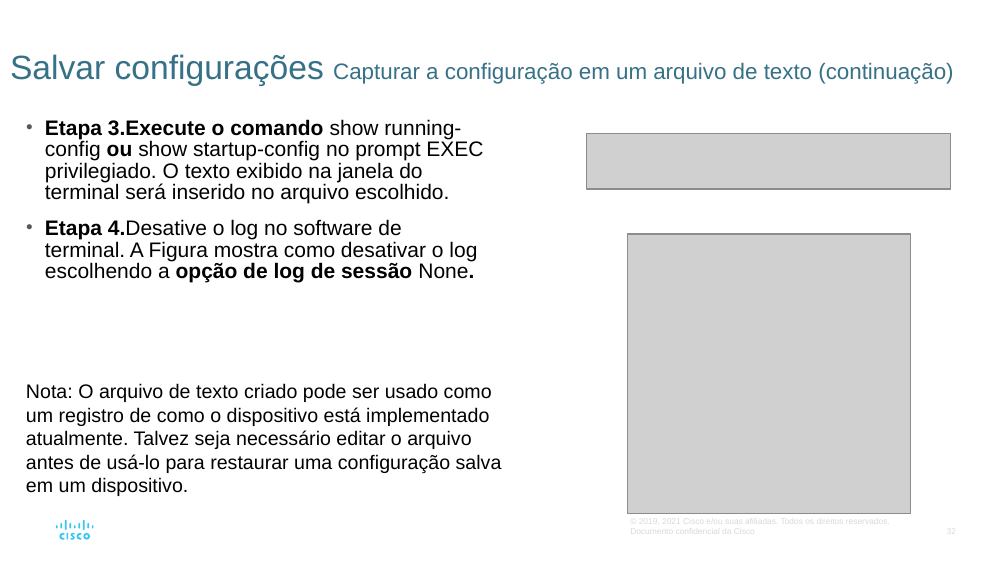
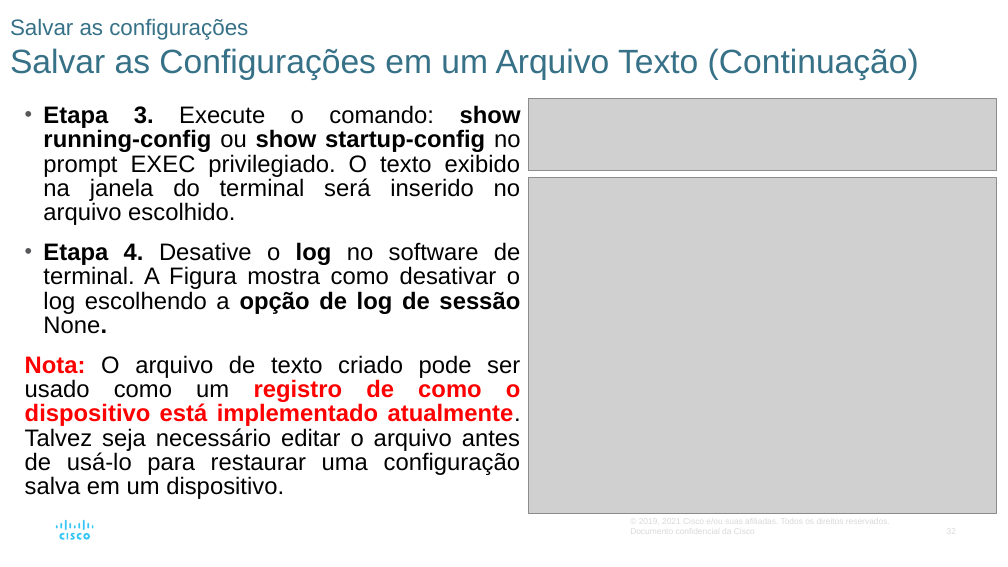
Before and after one commit to vaamonde/netacad, a slide deck: slide 32 of 02-CCNA-200-301-v7/01-CCNA-IntroducaoAsRedes-v7.02/01-Modulo01-PPTS/Modulo02-BasicoSwitchEndpoint.pptx. Drawn at 1008x567 pixels with LibreOffice and Linux fonts; fonts in the diff are those of the drawing; grey boxes stand for pictures. Boxes give left, top, right and bottom in pixels: in the first picture for what was removed or moved away, otherwise in the second. Text is boxed around its words. In the diff, an @@ line names an element or a change of style, - is before the commit and + after.

```diff
--- a/02-CCNA-200-301-v7/01-CCNA-IntroducaoAsRedes-v7.02/01-Modulo01-PPTS/Modulo02-BasicoSwitchEndpoint.pptx
+++ b/02-CCNA-200-301-v7/01-CCNA-IntroducaoAsRedes-v7.02/01-Modulo01-PPTS/Modulo02-BasicoSwitchEndpoint.pptx
@@ title at (10, 18, 919, 80): text changed; size 16 to 24 pt @@
-Salvar configurações Capturar a configuração em um arquivo de texto (continuação)
+Salvar as configurações
+Salvar as Configurações em um Arquivo Texto (Continuação)
@@ text at (25, 105, 521, 499): text changed; size 15 to 17 pt @@
-• Etapa 3.Execute o comando show running-config ou show startup-config no prompt EXEC privilegiado. O texto exibido na janela do terminal será inserido no arquivo escolhido.
-• Etapa 4.Desative o log no software de terminal. A Figura mostra como desativar o log escolhendo a opção de log de sessão None.
+• Etapa 3. Execute o comando: show running-config ou show startup-config no prompt EXEC privilegiado. O texto exibido na janela do terminal será inserido no arquivo escolhido.
+• Etapa 4. Desative o log no software de terminal. A Figura mostra como desativar o log escolhendo a opção de log de sessão None.
+Nota: O arquivo de texto criado pode ser usado como um registro de como o dispositivo está implementado atualmente. Talvez seja necessário editar o arquivo antes de usá-lo para restaurar uma configuração salva em um dispositivo.
@@ picture: place and size @@
-picture at (587, 133, 951, 190)
+picture at (528, 99, 996, 170)
@@ picture: place and size @@
-picture at (627, 234, 910, 514)
+picture at (528, 177, 996, 513)
@@ text removed at (26, 383, 502, 473) @@
-Nota: O arquivo de texto criado pode ser usado como um registro de como o dispositivo está implementado atualmente. Talvez seja necessário editar o arquivo antes de usá-lo para restaurar uma configuração salva em um dispositivo.
```
Also in this commit, not shown: 28 other slides changed, 1 slide added, 29 other files.
